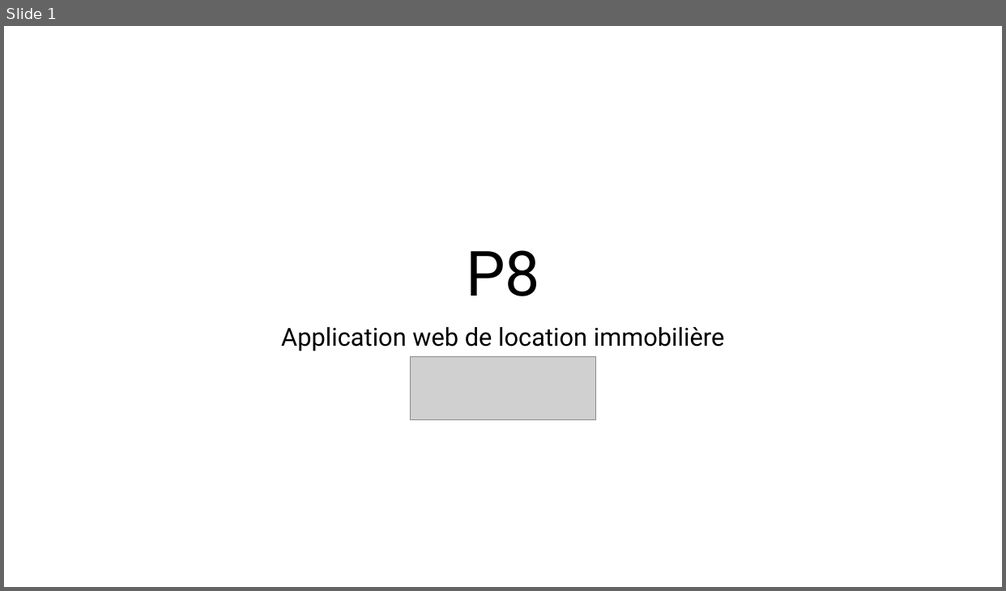
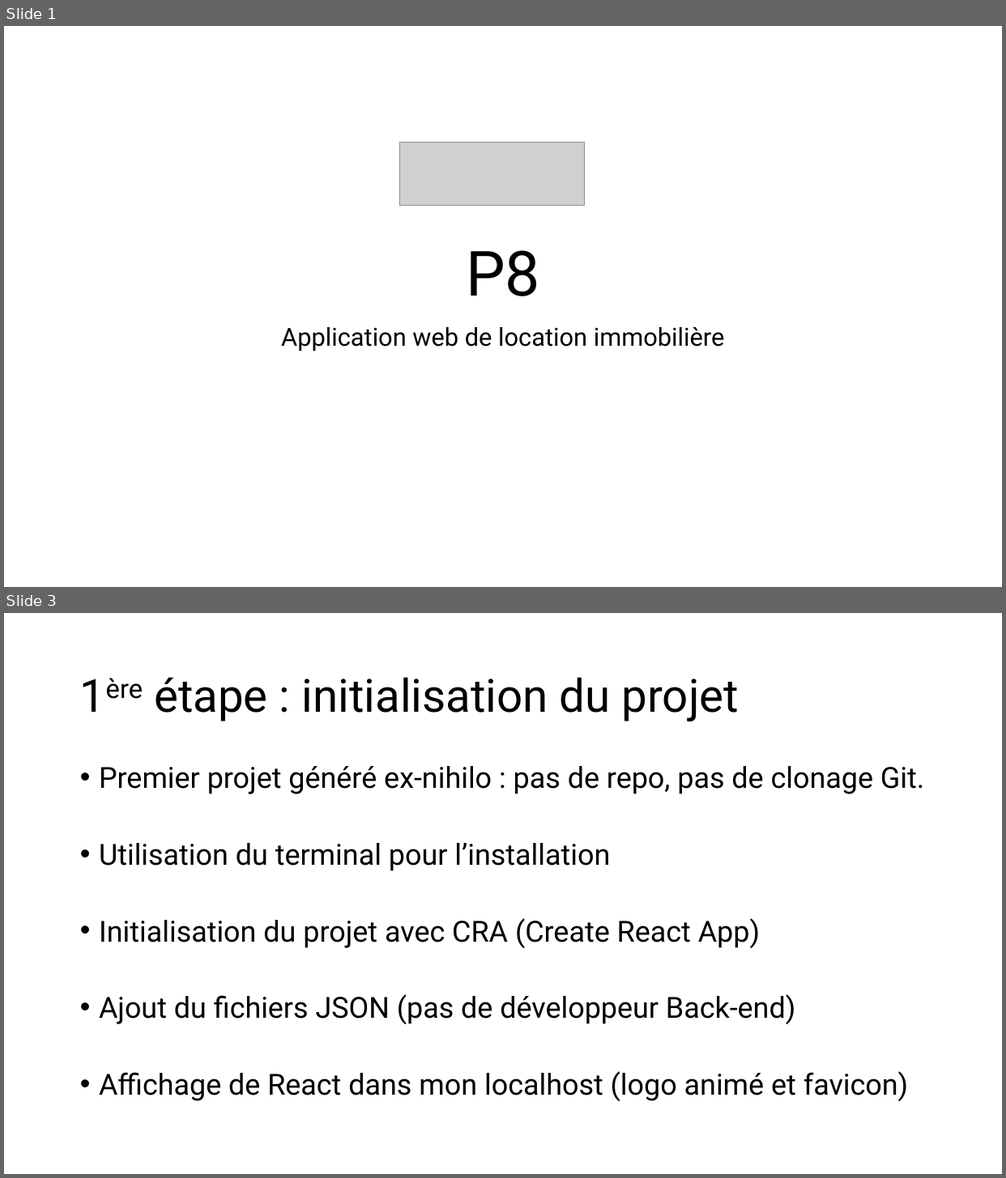
Before and after one commit to DylanMarioGilbert/P8, a slide deck: Présentation soutenance P8.pptx. Shown one above the other, each under a label of ours: slide 1 before the commit, slides 1 and 3 after it; the slides between them are not shown. The pictures are 1006x591 and 1006x1178 pixels, drawn with LibreOffice and Linux fonts; fonts in the diff are those of the drawing; grey boxes stand for pictures. Boxes give left, top, right and bottom in pixels: in the first picture for what was removed or moved away, otherwise in the second. Text is boxed around its words. In the diff, an @@ line names an element or a change of style, - is before the commit and + after.

```diff
--- a/Présentation soutenance P8.pptx
+++ b/Présentation soutenance P8.pptx
@@ slide 3 added at <box>4,613,1002,1174</box>, background #FFFFFF @@
@@ title added at <box>154,677,739,722</box>, 44 pt, text #000000 @@
+1ère étape : initialisation du projet
@@ text added at <box>99,766,924,1101</box>, 28 pt, text #000000 @@
+• Premier projet généré ex-nihilo : pas de repo, pas de clonage Git.
+• Utilisation du terminal pour l’installation
+• Initialisation du projet avec CRA (Create React App)
+• Ajout du fichiers JSON (pas de développeur Back-end)
+• Affichage de React dans mon localhost (logo animé et favicon)
@@ slide 1 changed as well @@
@@ picture: place and size @@
-picture at <box>411,357,595,420</box>
+picture at <box>399,142,584,206</box>
```
Also in this commit, not shown: 7 other slides added, 4 other files.
